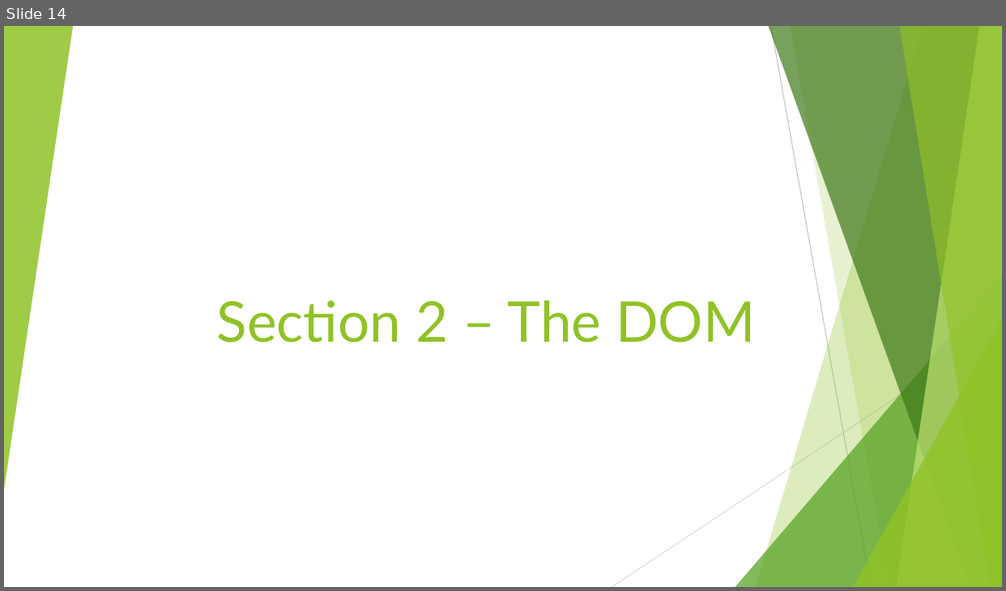
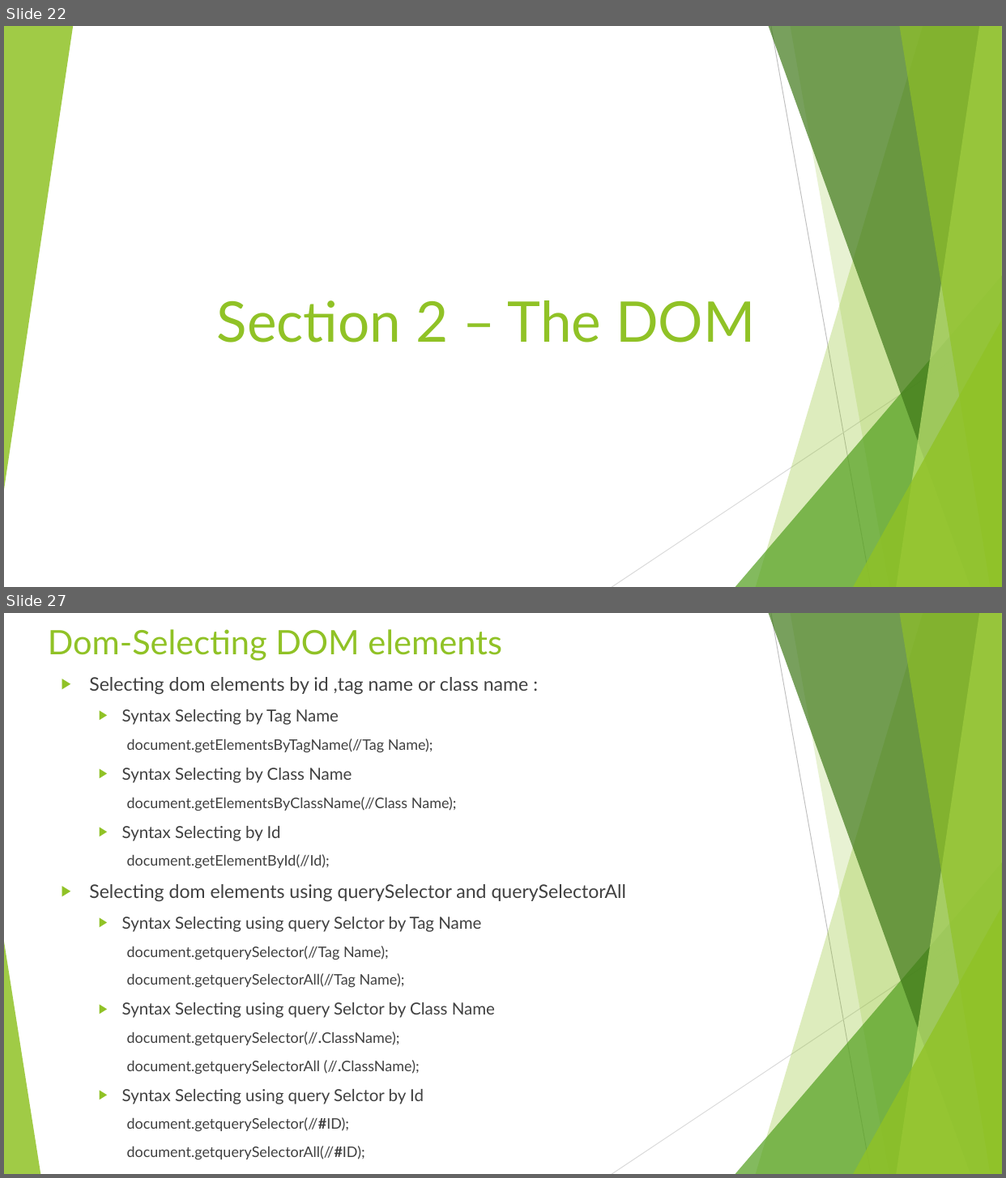
Before and after one commit to rudhrainfogain/JavaScript, a slide deck: PPT/JavaScriptTraining.pptx. Shown one above the other, each under a label of ours: slide 14 before the commit, slides 22 and 27 after it; the slides between them are not shown. The pictures are 1006x591 and 1006x1178 pixels, drawn with LibreOffice and Linux fonts; fonts in the diff are those of the drawing. Boxes give left, top, right and bottom in pixels: in the first picture for what was removed or moved away, otherwise in the second. Text is boxed around its words. In the diff, an @@ line names an element or a change of style, - is before the commit and + after.

```diff
--- a/PPT/JavaScriptTraining.pptx
+++ b/PPT/JavaScriptTraining.pptx
@@ slide 27 added at box(4, 613, 1002, 1174), background #FFFFFF; not listed: 9 template elements that a slide beside it also shows @@
@@ title added at box(48, 629, 502, 661), 32.4 pt, text #90C226 @@
+Dom-Selecting DOM elements
@@ text added at box(89, 677, 626, 1161), 14 pt, text #404040 @@
+▶ Selecting dom elements by id ,tag name or class name :
+  ▶ Syntax Selecting by Tag Name
+    document.getElementsByTagName(//Tag Name);
+  ▶ Syntax Selecting by Class Name
+    document.getElementsByClassName(//Class Name);
+  ▶ Syntax Selecting by Id
+    document.getElementById(//Id);
+▶ Selecting dom elements using querySelector and querySelectorAll
+  ▶ Syntax Selecting using query Selctor by Tag Name
+    document.getquerySelector(//Tag Name);
+    document.getquerySelectorAll(//Tag Name);
+  ▶ Syntax Selecting using query Selctor by Class Name
+    document.getquerySelector(//.ClassName);
+    document.getquerySelectorAll (//.ClassName);
+  ▶ Syntax Selecting using query Selctor by Id
+    document.getquerySelector(//#ID);
+    document.getquerySelectorAll(//#ID);
@@ triangle added at box(4, 942, 40, 1174), fill #90C226 at 85% opacity @@
@@ what was slide 14 is now slide 22 @@
```
Also in this commit, not shown: 14 other slides added, 2 other files.
